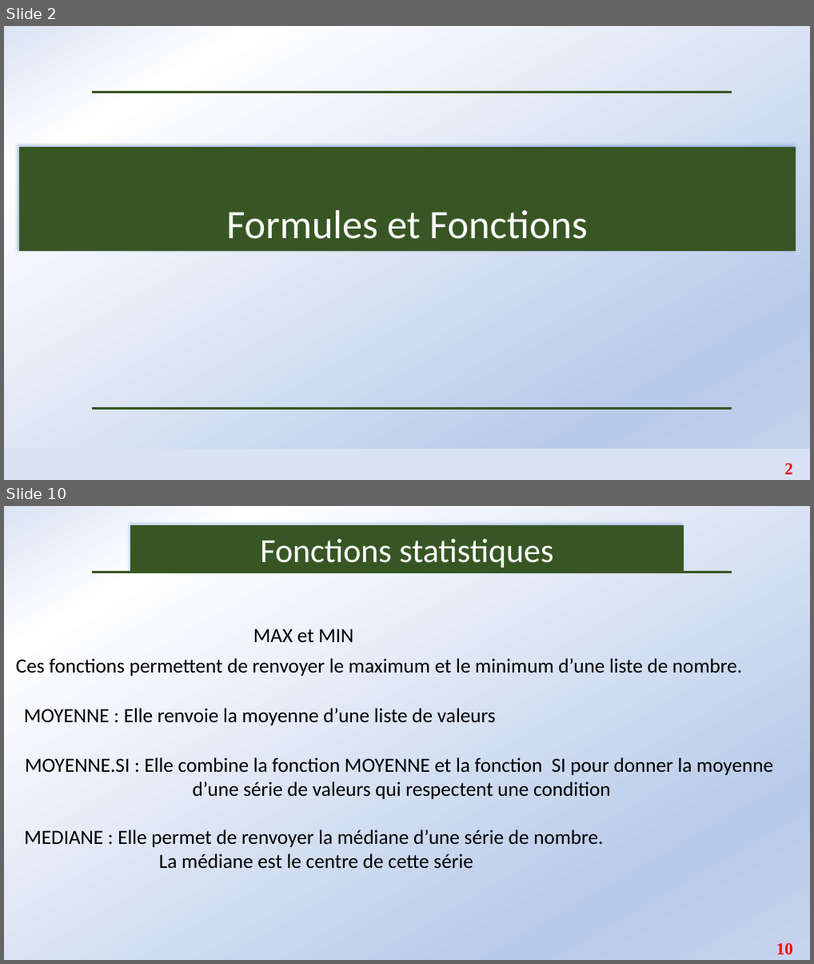
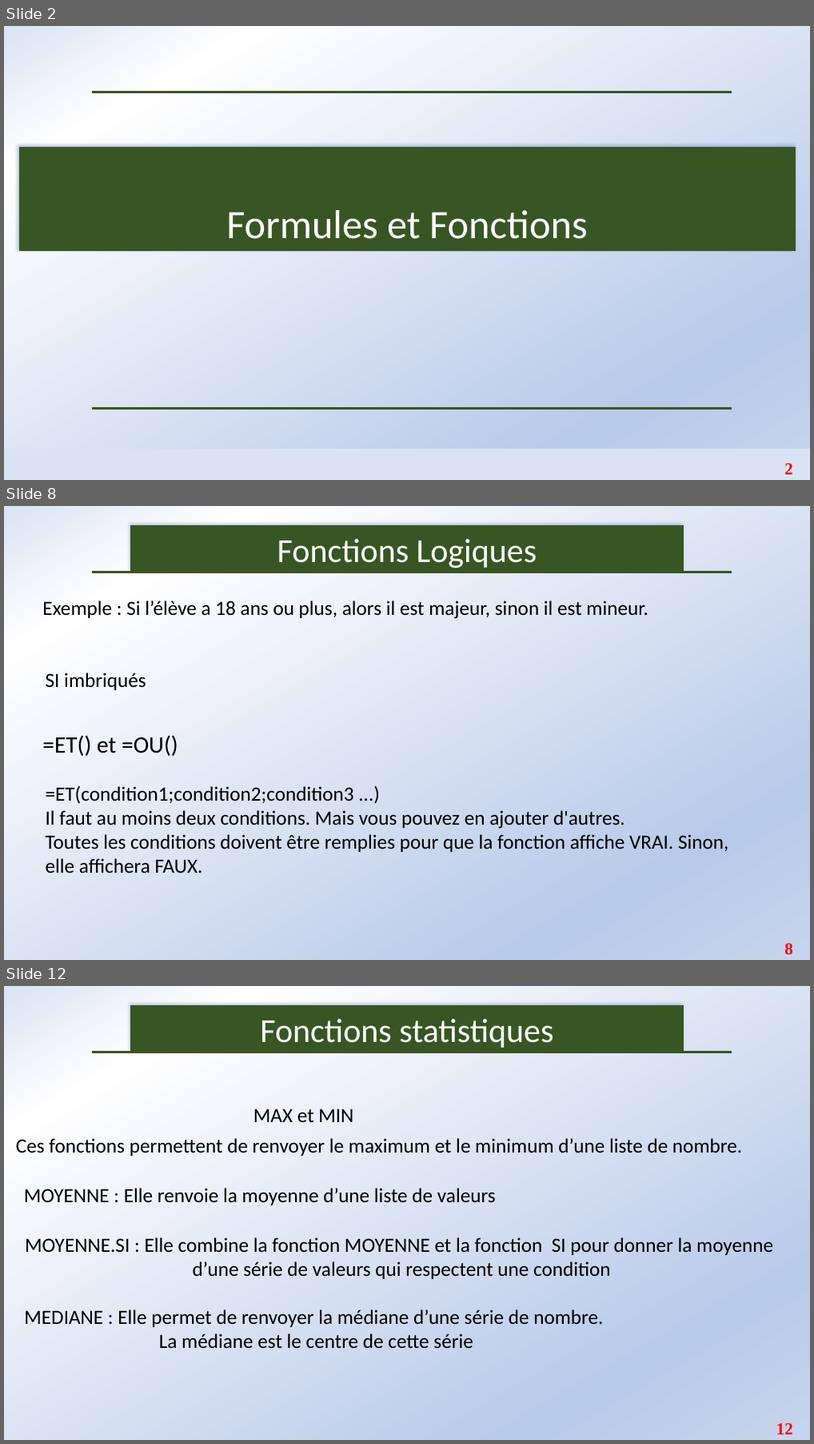
Before and after one commit to Abson-dev/Formation-Excel-IFDC, a slide deck: Cours/IFDC_2.pptx. Shown one above the other, each under a label of ours: slides 2 and 10 before the commit, slides 2, 8 and 12 after it; the slides between them are not shown. The pictures are 814x964 and 814x1444 pixels, drawn with LibreOffice and Linux fonts; fonts in the diff are those of the drawing. Boxes give left, top, right and bottom in pixels: in the first picture for what was removed or moved away, otherwise in the second. Text is boxed around its words. In the diff, an @@ line names an element or a change of style, - is before the commit and + after.

```diff
--- a/Cours/IFDC_2.pptx
+++ b/Cours/IFDC_2.pptx
@@ slide 8 added at (x1=4, y1=506, x2=810, y2=960), background gradient #DAE3F3 to #FFFFFF to #B8CAE9 to #C6D4ED @@
@@ rectangle added at (x1=131, y1=525, x2=684, y2=572), fill #385723, outline #385723 0.75 pt, 40 pt, text #FFFFFF @@
+Fonctions Logiques
@@ line added from (92, 572) to (732, 572), #385723 3 pt @@
@@ text added at (x1=42, y1=600, x2=648, y2=619), 24 pt, text #000000 @@
+Exemple : Si l’élève a 18 ans ou plus, alors il est majeur, sinon il est mineur.
@@ text added at (x1=46, y1=672, x2=146, y2=690), 24 pt, text #000000 @@
+SI imbriqués
@@ text added at (x1=42, y1=735, x2=178, y2=756), 28 pt, text #000000 @@
+=ET() et =OU()
@@ text added at (x1=46, y1=786, x2=729, y2=872), 24 pt, text #000000 @@
+=ET(condition1;condition2;condition3 ...)
+Il faut au moins deux conditions. Mais vous pouvez en ajouter d'autres.
+Toutes les conditions doivent être remplies pour que la fonction affiche VRAI. Sinon, elle affichera FAUX.
@@ page number added at (x1=785, y1=943, x2=794, y2=955), 20 pt, text #FF0000, bold @@
+8
@@ what was slide 10 is now slide 12 @@
@@ page number at (x1=777, y1=1423, x2=794, y2=1434): text changed @@
-10
+12
```
Also in this commit, not shown: 7 slides changed, 3 other slides added, 1 slide removed.
